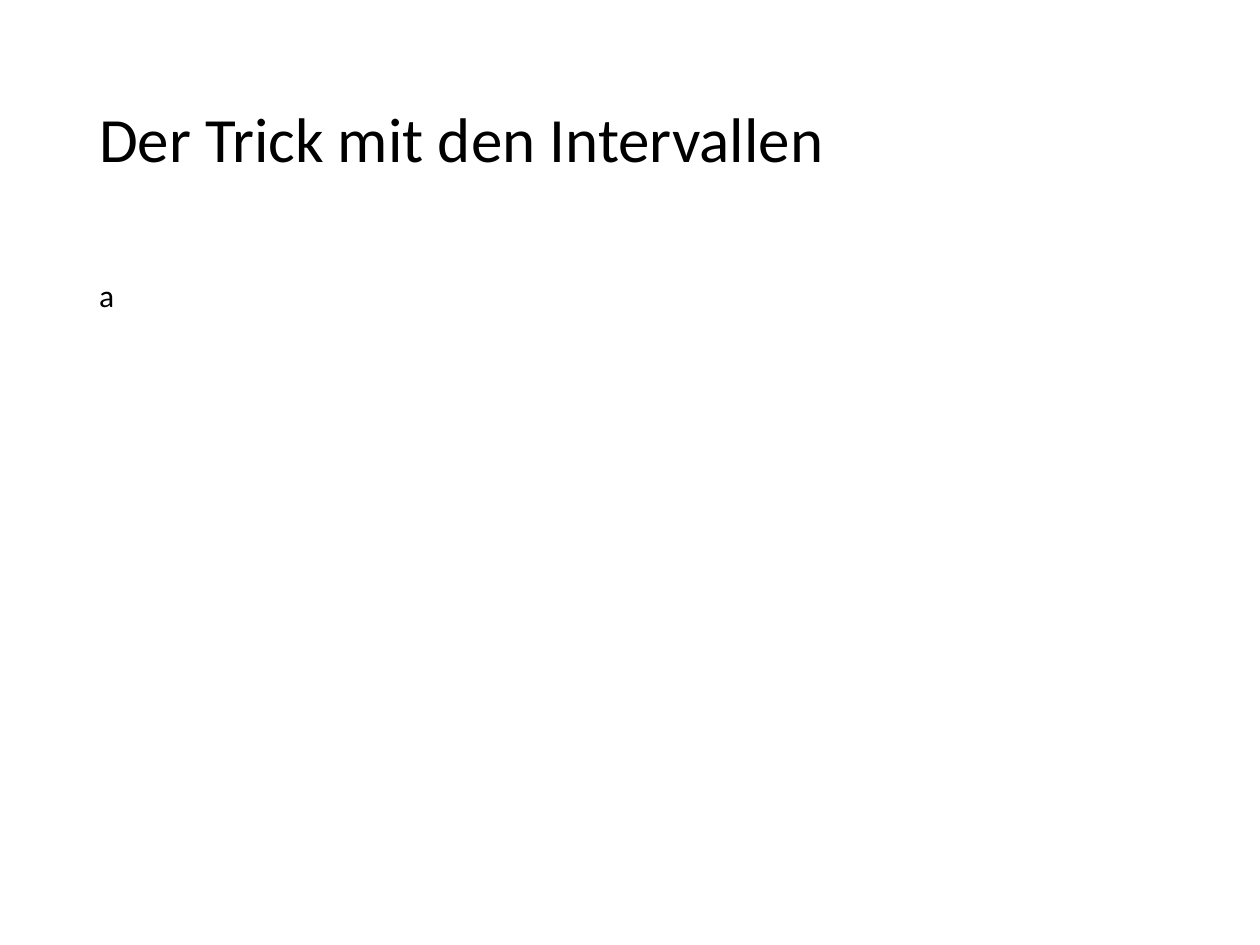
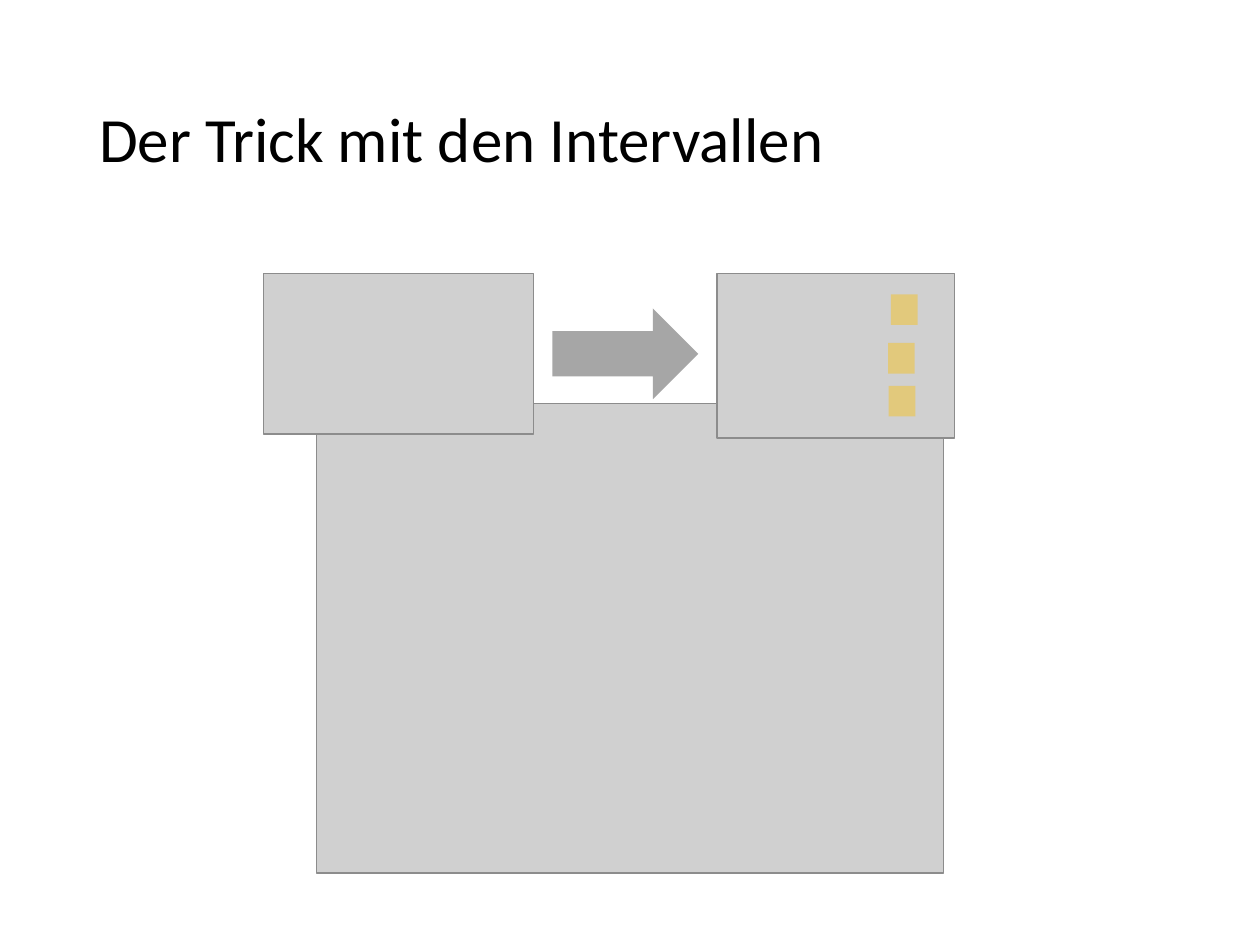
Before and after one commit to flemk/bachelor, a slide deck: slide 17 of presentation.pptx (slide 21 before the commit). Drawn at 1260x945 pixels with LibreOffice and Linux fonts; fonts in the diff are those of the drawing; grey boxes stand for pictures. Boxes give left, top, right and bottom in pixels: in the first picture for what was removed or moved away, otherwise in the second. Text is boxed around its words. In the diff, an @@ line names an element or a change of style, - is before the commit and + after.

```diff
--- a/presentation.pptx
+++ b/presentation.pptx
@@ text removed at (99, 291, 114, 308) @@
-a
@@ picture added at (263, 273, 534, 433) @@
@@ picture added at (717, 273, 955, 438) @@
@@ rectangle added at (891, 295, 917, 325), fill #FFC000 at 40% opacity @@
@@ right arrow added at (552, 309, 698, 399), fill #A6A6A6 @@
@@ rectangle added at (888, 343, 915, 373), fill #FFC000 at 40% opacity @@
@@ rectangle added at (888, 386, 915, 416), fill #FFC000 at 40% opacity @@
@@ picture added at (316, 403, 942, 873) @@
```
Also in this commit, not shown: 13 other slides changed, 3 slides added, 1 other file.
